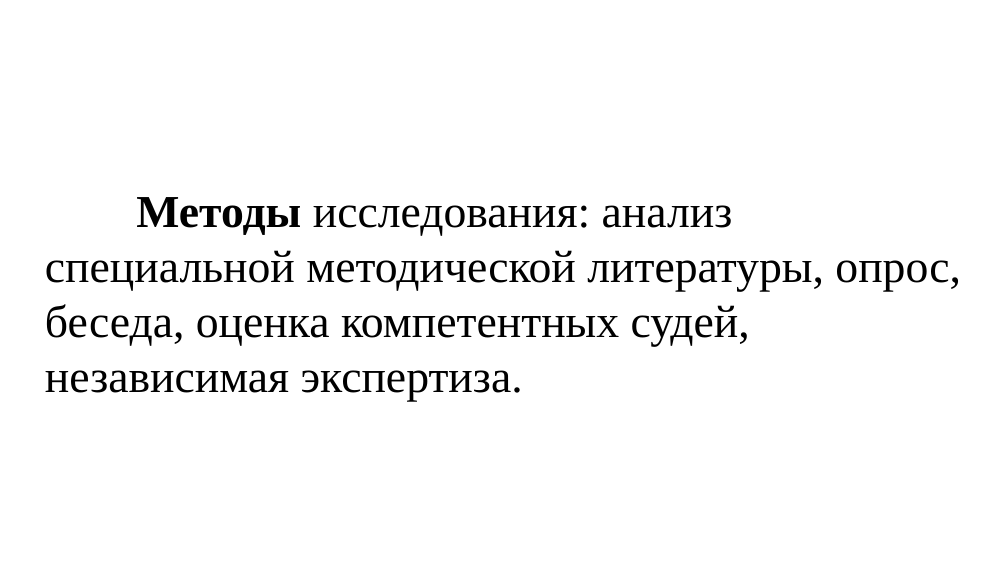
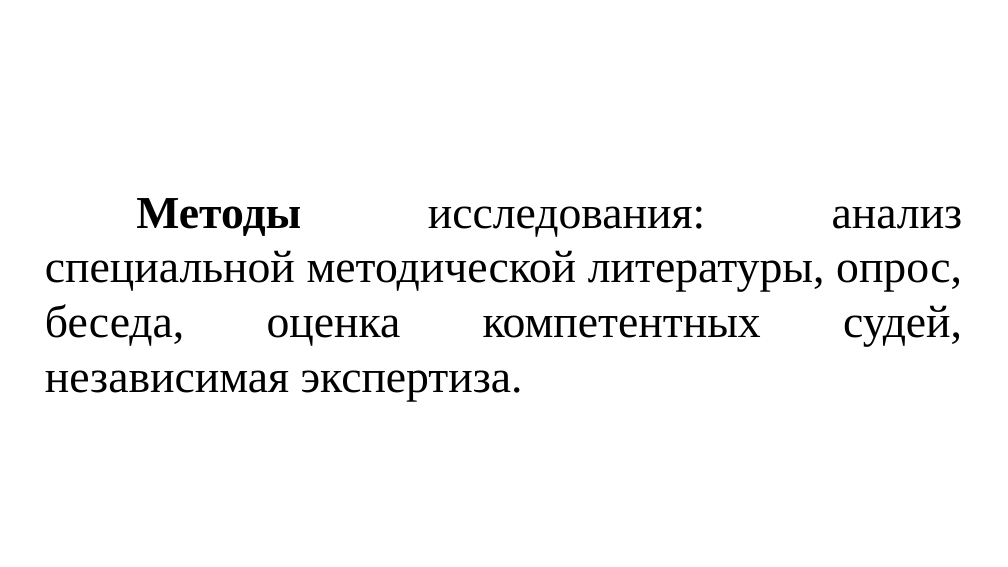
Before and after one commit to SibayMaktay/DocsFile_Sibay, a slide deck: slide 8 of НугумановМА_создание_сайта.pptx. Drawn at 1008x567 pixels with LibreOffice and Linux fonts; fonts in the diff are those of the drawing; background and template pictures are left out. Boxes give left, top, right and bottom in pixels: in the first picture for what was removed or moved away, otherwise in the second. Text is boxed around its words. In the diff, an @@ line names an element or a change of style, - is before the commit and + after.

```diff
--- a/НугумановМА_создание_сайта.pptx
+++ b/НугумановМА_создание_сайта.pptx
@@ text "Методы исследования: анализ специальной методической ..." at <box>45,198,963,402</box>: alignment left to justified @@
```
Also in this commit, not shown: 6 other slides changed, 1 slide added, 1 slide removed, 2 other files.
